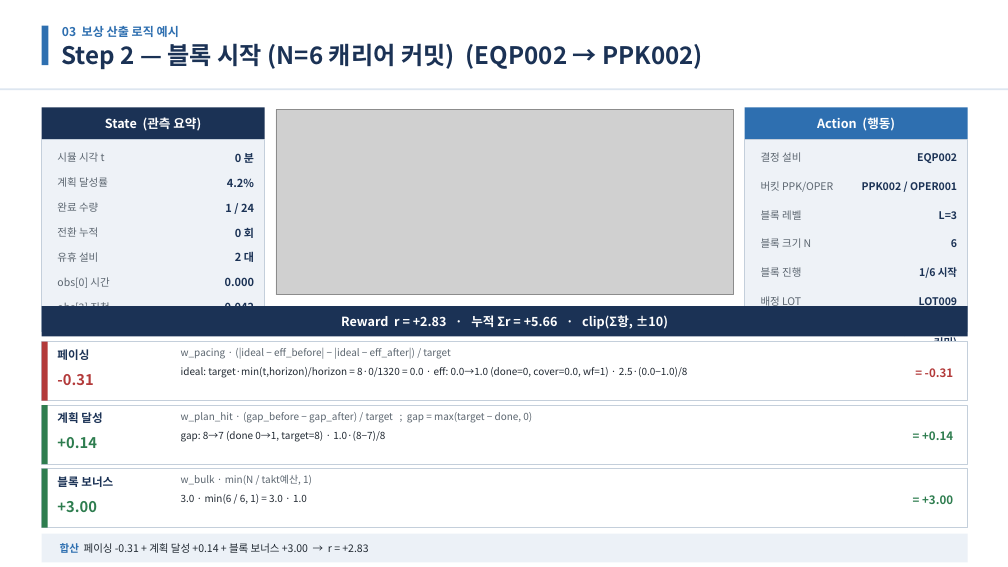
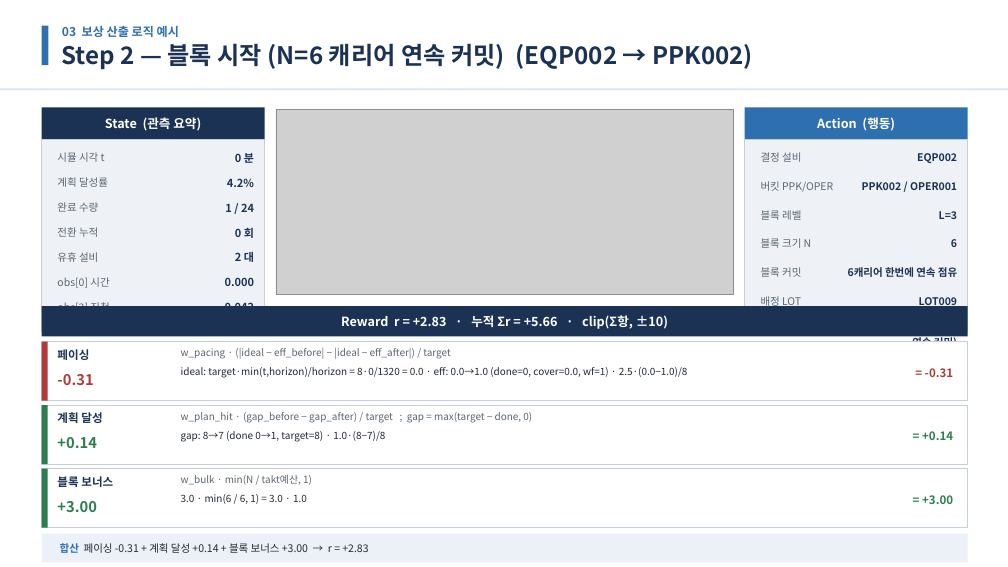
Before and after one commit to relighting123/pjt_scheduling, a slide deck: slide 13 of docs/BulkFill_스케줄링_발표자료.pptx. Drawn at 1008x567 pixels with LibreOffice and Linux fonts; fonts in the diff are those of the drawing; grey boxes stand for pictures. Boxes give left, top, right and bottom in pixels: in the first picture for what was removed or moved away, otherwise in the second. Text is boxed around its words. In the diff, an @@ line names an element or a change of style, - is before the commit and + after.

```diff
--- a/docs/BulkFill_스케줄링_발표자료.pptx
+++ b/docs/BulkFill_스케줄링_발표자료.pptx
@@ text at (x1=61, y1=43, x2=753, y2=70): text changed @@
-Step 2 — 블록 시작 (N=6 캐리어 커밋) (EQP002 → PPK002)
+Step 2 — 블록 시작 (N=6 캐리어 연속 커밋) (EQP002 → PPK002)
@@ text at (x1=761, y1=267, x2=801, y2=277): text changed @@
-블록 진행
+블록 커밋
@@ text at (x1=848, y1=267, x2=957, y2=277): text changed @@
-1/6 시작
+6캐리어 한번에 연속 점유
@@ text at (x1=859, y1=335, x2=957, y2=342): text changed @@
-블록 시작 (N=6 캐리어 커밋)
+블록 시작 (N=6 캐리어 연속 커밋)
```
Also in this commit, not shown: 5 other slides changed, 8 other files.
